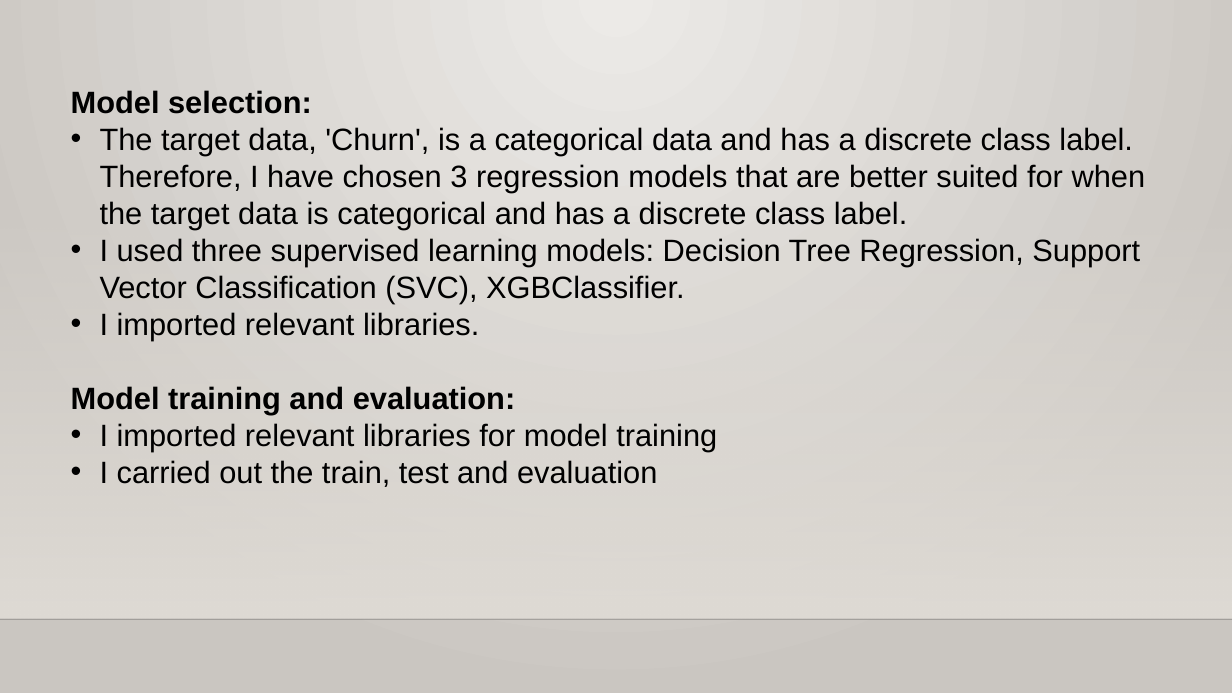
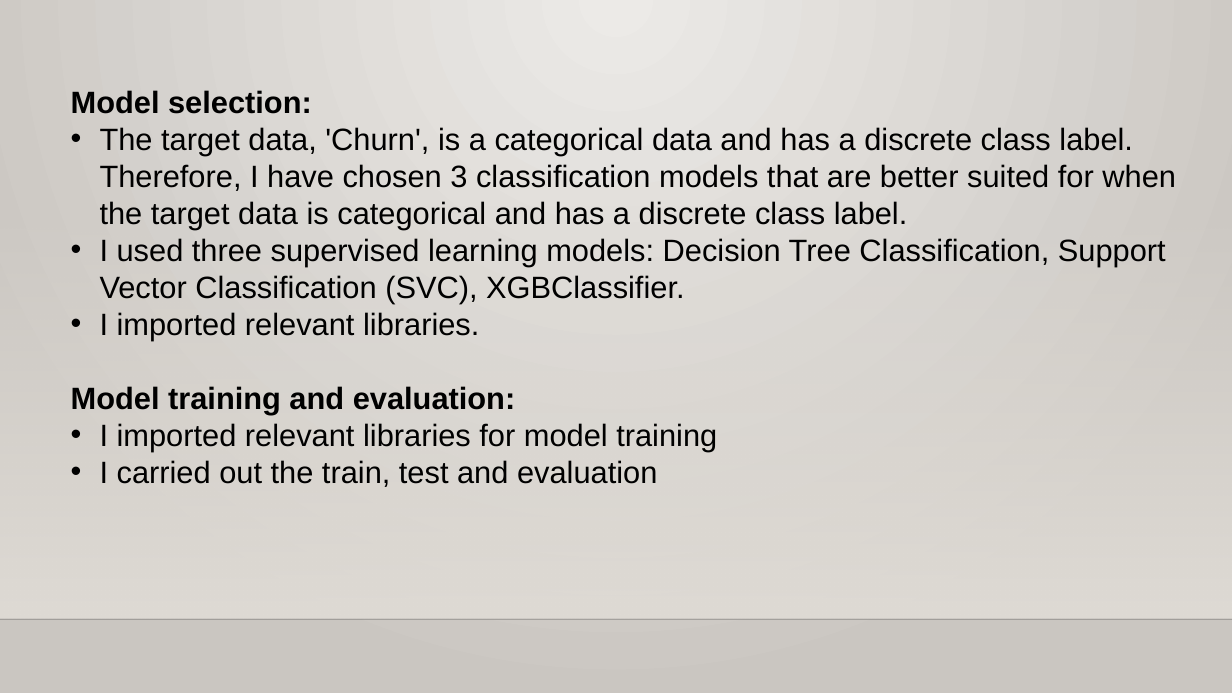
Before and after one commit to Ifeawopegba/Capstone-Project-by-Ifeoluwa-A., a slide deck: slide 17 of Capstone Project by Ifeoluwa A..pptx. Drawn at 1232x693 pixels with LibreOffice and Linux fonts; fonts in the diff are those of the drawing; background and template pictures are left out. Boxes give left, top, right and bottom in pixels: in the first picture for what was removed or moved away, otherwise in the second. Text is boxed around its words. In the diff, an @@ line names an element or a change of style, - is before the commit and + after.

```diff
--- a/Capstone Project by Ifeoluwa A..pptx
+++ b/Capstone Project by Ifeoluwa A..pptx
@@ text at [100,127,1176,303]: text changed @@
-• The target data, 'Churn', is a categorical data and has a discrete class label. Therefore, I have chosen 3 regression models that are better suited for when the target data is categorical and has a discrete class label.
-• I used three supervised learning models: Decision Tree Regression, Support Vector Classification (SVC), XGBClassifier.
+• The target data, 'Churn', is a categorical data and has a discrete class label. Therefore, I have chosen 3 classification models that are better suited for when the target data is categorical and has a discrete class label.
+• I used three supervised learning models: Decision Tree Classification, Support Vector Classification (SVC), XGBClassifier.
```
Also in this commit, not shown: 1 other slide changed.
